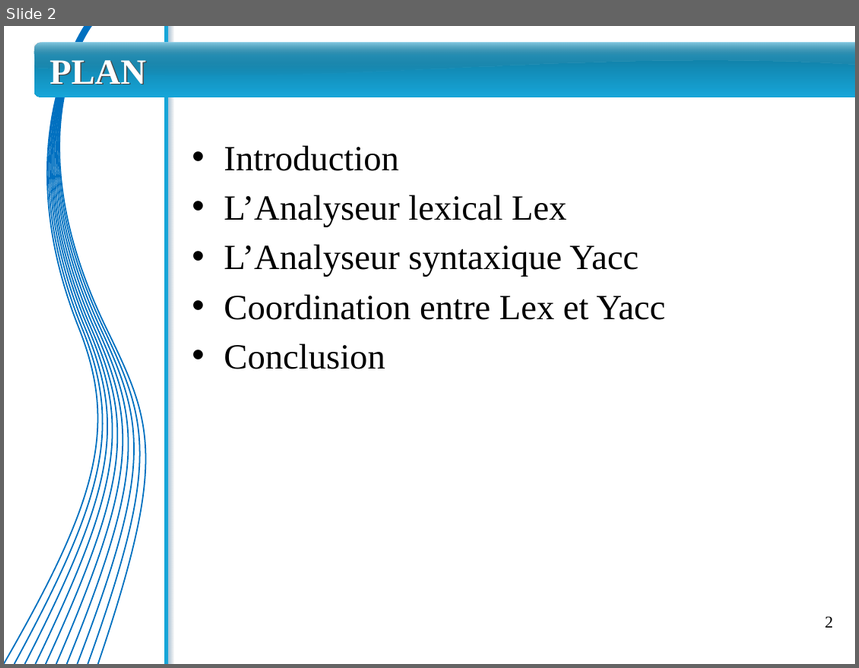
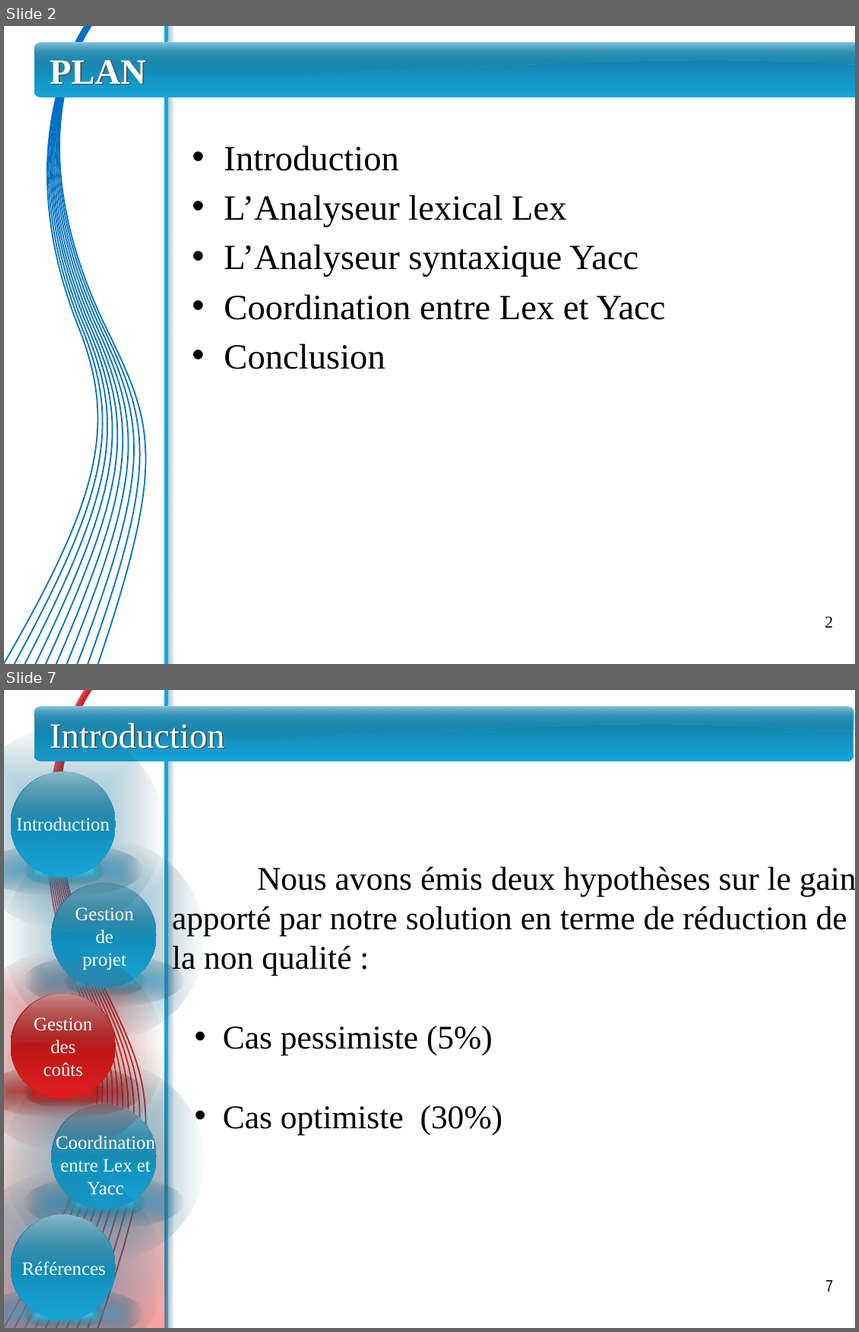
Before and after one commit to sarrabenbrahim/team-war, a slide deck: PFE/Presentation/presentation - Jaafar.pptx. Shown one above the other, each under a label of ours: slide 2 before the commit, slides 2 and 7 after it; the slides between them are not shown. The pictures are 859x668 and 859x1332 pixels, drawn with LibreOffice and Linux fonts; fonts in the diff are those of the drawing. Boxes give left, top, right and bottom in pixels: in the first picture for what was removed or moved away, otherwise in the second. Text is boxed around its words. In the diff, an @@ line names an element or a change of style, - is before the commit and + after.

Commit message:
-+ Gestion de projet et Gestion des coûts

```diff
--- a/PFE/Presentation/presentation - Jaafar.pptx
+++ b/PFE/Presentation/presentation - Jaafar.pptx
@@ slide 7 added at (4, 690, 855, 1328), background #FFFFFF; not listed: 2 template elements that a slide beside it also shows @@
@@ group added at (4, 690, 168, 1328): 10 freeform shapes @@
@@ freeform shape added at (33, 706, 855, 749), fill gradient #4DC3ED to #245A6E @@
@@ rounded rectangle added at (34, 706, 854, 761), fill gradient #0F7295 to #16A5D8 @@
@@ rounded rectangle added at (34, 706, 854, 718), fill gradient #FFFFFF to #B6B6B6 @@
@@ title added at (50, 723, 224, 749), 30 pt, text #FFFFFF @@
+Introduction
@@ group added at (4, 728, 163, 929): 4 ellipses, 1 freeform shape @@
@@ text added at (16, 817, 110, 831), 16 pt, text #FFFFFF @@
+Introduction
@@ text added at (172, 866, 855, 1135), 28 pt, text #000000 @@
+Nous avons émis deux hypothèses sur le gain apporté par notre solution en terme de réduction de la non qualité :
+  • Cas pessimiste (5%)
+  • Cas optimiste (30%)
@@ group added at (4, 840, 204, 1040): 4 ellipses, 1 freeform shape @@
@@ text added at (75, 907, 134, 970), 16 pt, text #FFFFFF @@
+Gestion
+de
+projet
@@ group added at (4, 951, 163, 1151): 4 ellipses, 1 freeform shape @@
@@ text added at (34, 1018, 92, 1077), 16 pt, text #FFFFFF @@
+Gestion
+des
+coûts
@@ rectangle added at (4, 1043, 166, 1328), fill gradient #000000 to #F74343 @@
@@ group added at (4, 1061, 204, 1262): 4 ellipses, 1 freeform shape @@
@@ text added at (56, 1135, 155, 1195), 16 pt, text #FFFFFF @@
+Coordination entre Lex et Yacc
@@ group added at (4, 1172, 163, 1328): 4 ellipses, 1 freeform shape @@
@@ text added at (22, 1262, 106, 1276), 16 pt, text #FFFFFF @@
+Références
@@ page number added at (826, 1281, 833, 1292), 14 pt, text #000000 @@
+7
```
Also in this commit, not shown: 4 slides changed, 2 other slides added, 1 slide removed.
